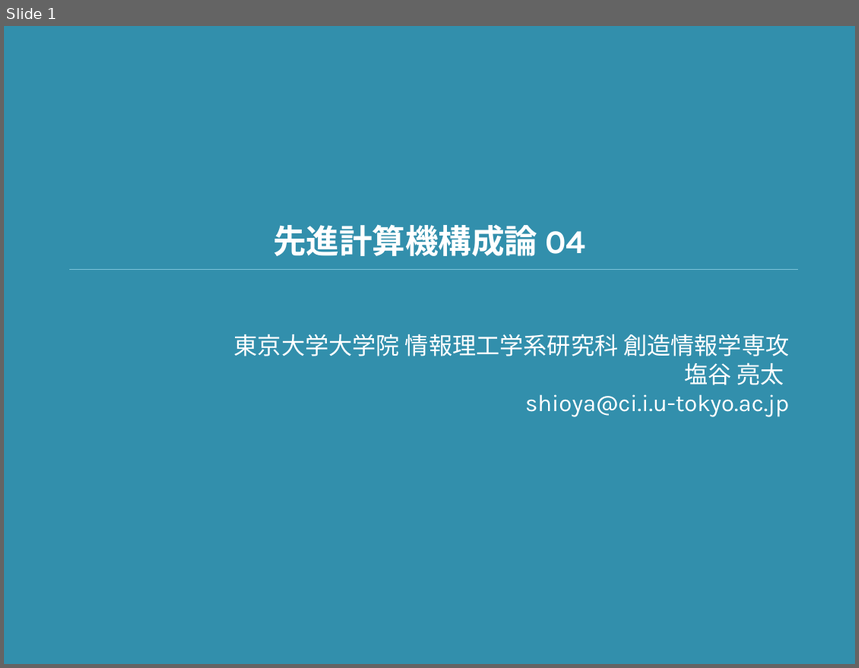
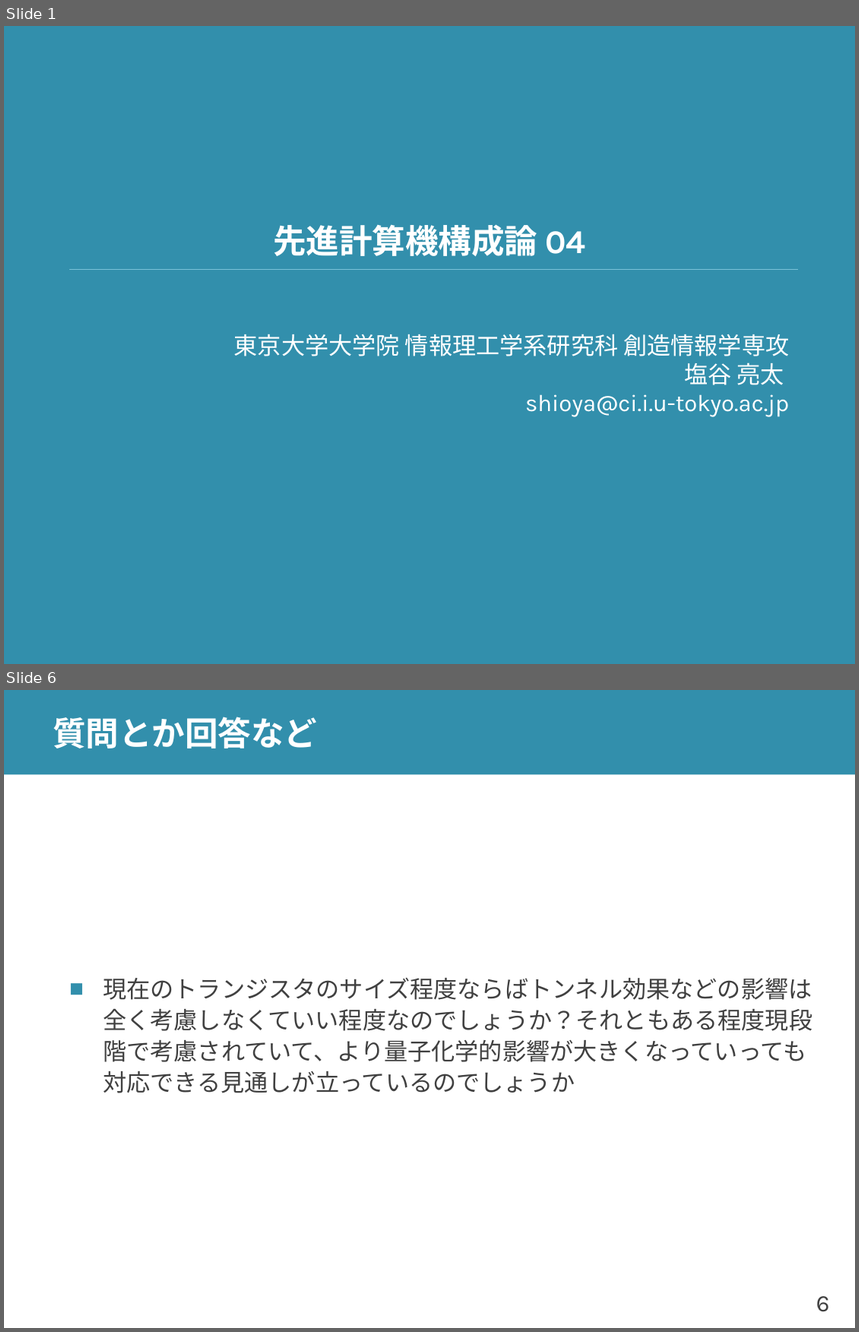
Before and after one commit to shioyadan/advanced-computer-organization, a slide deck: aco-shioya-04.pptx. Shown one above the other, each under a label of ours: slide 1 before the commit, slides 1 and 6 after it; the slides between them are not shown. The pictures are 859x668 and 859x1332 pixels, drawn with LibreOffice and Linux fonts; fonts in the diff are those of the drawing. Boxes give left, top, right and bottom in pixels: in the first picture for what was removed or moved away, otherwise in the second. Text is boxed around its words. In the diff, an @@ line names an element or a change of style, - is before the commit and + after.

```diff
--- a/aco-shioya-04.pptx
+++ b/aco-shioya-04.pptx
@@ slide 6 added at (x1=4, y1=690, x2=855, y2=1328), background #FFFFFF @@
@@ rectangle added at (x1=4, y1=690, x2=855, y2=774), fill #328FAC @@
@@ title added at (x1=53, y1=717, x2=317, y2=749), 28 pt, text #FFFFFF, bold @@
+質問とか回答など
@@ text added at (x1=103, y1=978, x2=813, y2=1094), 20 pt, text #404040 @@
+■ 現在のトランジスタのサイズ程度ならばトンネル効果などの影響は全く考慮しなくていい程度なのでしょうか？それともある程度現段階で考慮されていて、より量子化学的影響が大きくなっていっても対応できる見通しが立っているのでしょうか
@@ page number added at (x1=816, y1=1296, x2=830, y2=1312), 20 pt, text #404040 @@
+6
```
Also in this commit, not shown: 4 slides changed, 19 other slides added, 1 other file.
